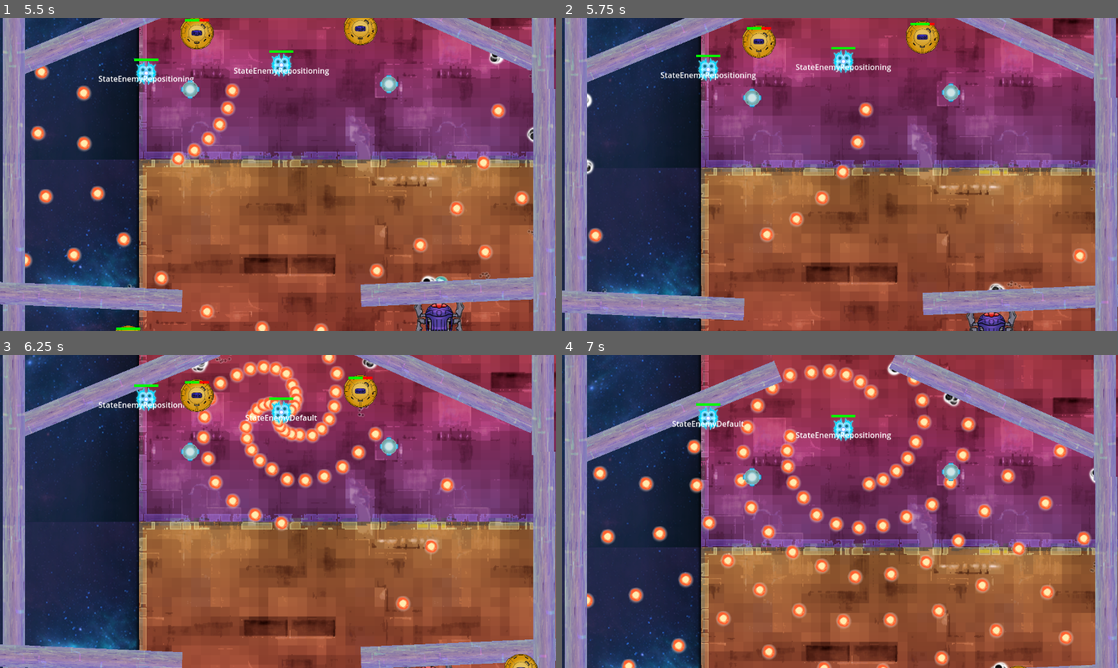
Above: before the commit, frames 1-4 (two rows, left to right).
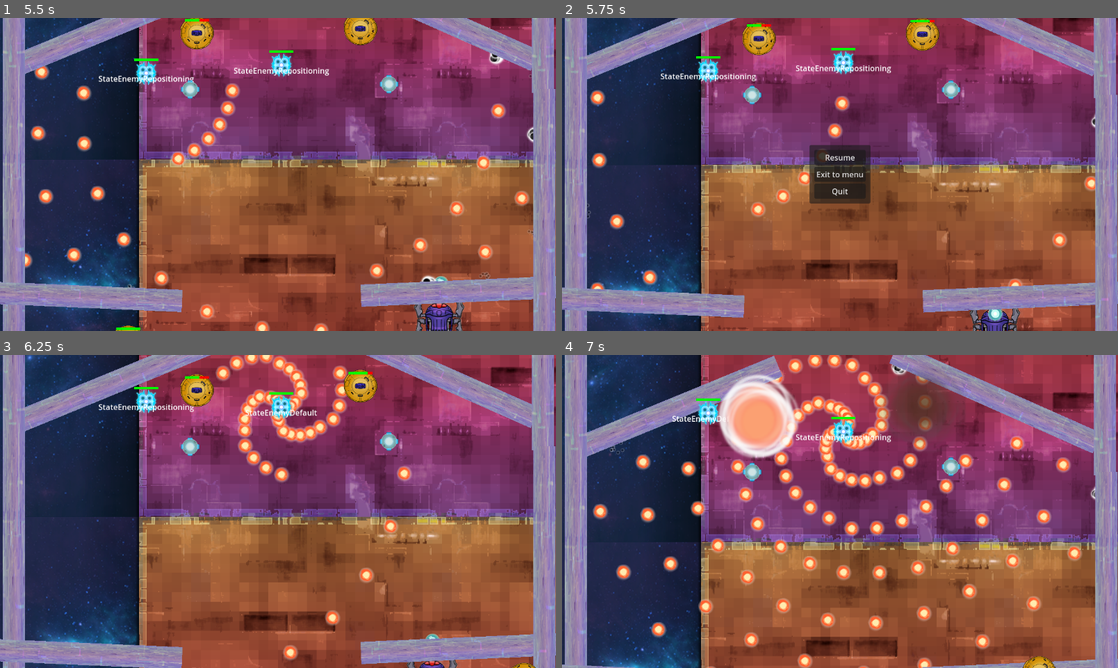
Above: after the commit, the same moments.

Repository: Jagholin/bullethell_jam_entry
Game: Godot game, scene res://scenes/main.tscn
Same seed, same stepped clock (60 frames per second), same inputs: the game is played once before the commit and once after it.
Inputs (mouse positions are in pixels of both pictures, inside the frame that each line leads up to):
- Up to frame 1 (5.5 s): click "Credits" at 0.5 s; click "New game" at 1.25 s; hold Right (right) 2.03-2.78 s; hold Space (fire) 2.03-2.78 s; hold S (down) 2.78-3.53 s; tap Space (fire) at 2.85, 4.35 s; hold Right (right) 3.53-4.28 s; hold Space (fire) 3.53-4.28 s; hold W (up) 4.28-5.03 s; hold A (left) from 5.03 s (still down); hold Space (fire) from 5.03 s (still down)
- Up to frame 2 (5.75 s): keep holding A (left); keep holding Space (fire); tap Escape (pause_menu, bound only after the commit) at 5.65 s
- Up to frame 3 (6.25 s): release A (left) at 5.75 s; release Space (fire) at 5.75 s; click (278, 495) at 5.75 s, where only the run after the commit has a clickable "Resume"
- Up to frame 4 (7 s): hold A (left) from 6.53 s (still down); tap Space (fire) at 6.6 s

Frame 1 is identical in both runs. In frame 2, 15% of the frame differs, in the area x 0-100%, y 0-100%; in frame 3, 22%; in frame 4, 30%.
Error after the commit: Assertion failed: TODO: not implemented yet (res://scripts/scenes/main.gd:43)

Commit message:
add pause menu

Diff:
--- a/project.godot
+++ b/project.godot
@@ -56,6 +56,11 @@
 "events": [Object(InputEventKey,"resource_local_to_scene":false,"resource_name":"","device":-1,"window_id":0,"alt_pressed":false,"shift_pressed":false,"ctrl_pressed":false,"meta_pressed":false,"pressed":false,"keycode":0,"physical_keycode":32,"key_label":0,"unicode":32,"echo":false,"script":null)
 ]
 }
+pause_menu={
+"deadzone": 0.5,
+"events": [Object(InputEventKey,"resource_local_to_scene":false,"resource_name":"","device":-1,"window_id":0,"alt_pressed":false,"shift_pressed":false,"ctrl_pressed":false,"meta_pressed":false,"pressed":false,"keycode":0,"physical_keycode":4194305,"key_label":0,"unicode":0,"echo":false,"script":null)
+]
+}
 
 [layer_names]
 
--- a/scenes/main.tscn
+++ b/scenes/main.tscn
@@ -8,6 +8,7 @@
 level_scenes = Array[PackedScene]([ExtResource("2_ppk7r")])
 
 [node name="MainMenuLayer" type="CanvasLayer" parent="."]
+visible = false
 
 [node name="CenterContainer" type="CenterContainer" parent="MainMenuLayer"]
 anchors_preset = 15
@@ -32,7 +33,44 @@
 text = "Exit"
 
 [node name="PauseMenuLayer" type="CanvasLayer" parent="."]
+process_mode = 3
+layer = 2
+
+[node name="CenterContainer" type="CenterContainer" parent="PauseMenuLayer"]
+anchors_preset = 15
+anchor_right = 1.0
+anchor_bottom = 1.0
+grow_horizontal = 2
+grow_vertical = 2
+
+[node name="PanelContainer" type="PanelContainer" parent="PauseMenuLayer/CenterContainer"]
+layout_mode = 2
+
+[node name="MarginContainer" type="MarginContainer" parent="PauseMenuLayer/CenterContainer/PanelContainer"]
+layout_mode = 2
+theme_override_constants/margin_left = 10
+theme_override_constants/margin_top = 10
+theme_override_constants/margin_right = 10
+theme_override_constants/margin_bottom = 10
+
+[node name="VBoxContainer" type="VBoxContainer" parent="PauseMenuLayer/CenterContainer/PanelContainer/MarginContainer"]
+layout_mode = 2
+
+[node name="ResumeButton" type="Button" parent="PauseMenuLayer/CenterContainer/PanelContainer/MarginContainer/VBoxContainer"]
+layout_mode = 2
+text = "Resume"
+
+[node name="ExitToMenuButton" type="Button" parent="PauseMenuLayer/CenterContainer/PanelContainer/MarginContainer/VBoxContainer"]
+layout_mode = 2
+text = "Exit to menu"
+
+[node name="QuitButton" type="Button" parent="PauseMenuLayer/CenterContainer/PanelContainer/MarginContainer/VBoxContainer"]
+layout_mode = 2
+text = "Quit"
 
 [connection signal="pressed" from="MainMenuLayer/CenterContainer/VBoxContainer/NewGameButton" to="." method="_on_new_game_button_pressed"]
 [connection signal="pressed" from="MainMenuLayer/CenterContainer/VBoxContainer/CreditsButton" to="." method="_on_credits_button_pressed"]
 [connection signal="pressed" from="MainMenuLayer/CenterContainer/VBoxContainer/ExitButton" to="." method="_on_exit_button_pressed"]
+[connection signal="pressed" from="PauseMenuLayer/CenterContainer/PanelContainer/MarginContainer/VBoxContainer/ResumeButton" to="." method="_on_resume_button_pressed"]
+[connection signal="pressed" from="PauseMenuLayer/CenterContainer/PanelContainer/MarginContainer/VBoxContainer/ExitToMenuButton" to="." method="_on_exit_to_menu_button_pressed"]
+[connection signal="pressed" from="PauseMenuLayer/CenterContainer/PanelContainer/MarginContainer/VBoxContainer/QuitButton" to="." method="_on_quit_button_pressed"]
--- a/scripts/scenes/main.gd
+++ b/scripts/scenes/main.gd
@@ -14,6 +14,11 @@
 
 func _process(_delta):
 	pass
+
+func _unhandled_input(event):
+	if event.is_action_pressed("pause_menu"):
+		pause_menu_layer.show()
+		get_tree().paused = true
 
 ## Creates level with idx = current_level_idx and adds it as a child to this node
 func start_level():
@@ -34,10 +39,28 @@
 	start_level()
 
 func _on_credits_button_pressed():
-	pass # Replace with function body.
+	# TODO: implement this
+	assert(false, "TODO: not implemented yet")
 
+# This is for the button in the main menu
 func _on_exit_button_pressed():
 	# If we are on web, quitting this way won't work
 	if Engine.get_architecture_name().contains("wasm"):
 		return
 	get_tree().quit()
+
+func finish_pause():
+	get_tree().paused = false
+	pause_menu_layer.hide()
+
+func _on_resume_button_pressed():
+	finish_pause()
+
+func _on_exit_to_menu_button_pressed():
+	finish_pause()
+	on_level_exit()
+
+# This is for the button in the pause menu
+func _on_quit_button_pressed():
+	finish_pause()
+	_on_exit_button_pressed()
